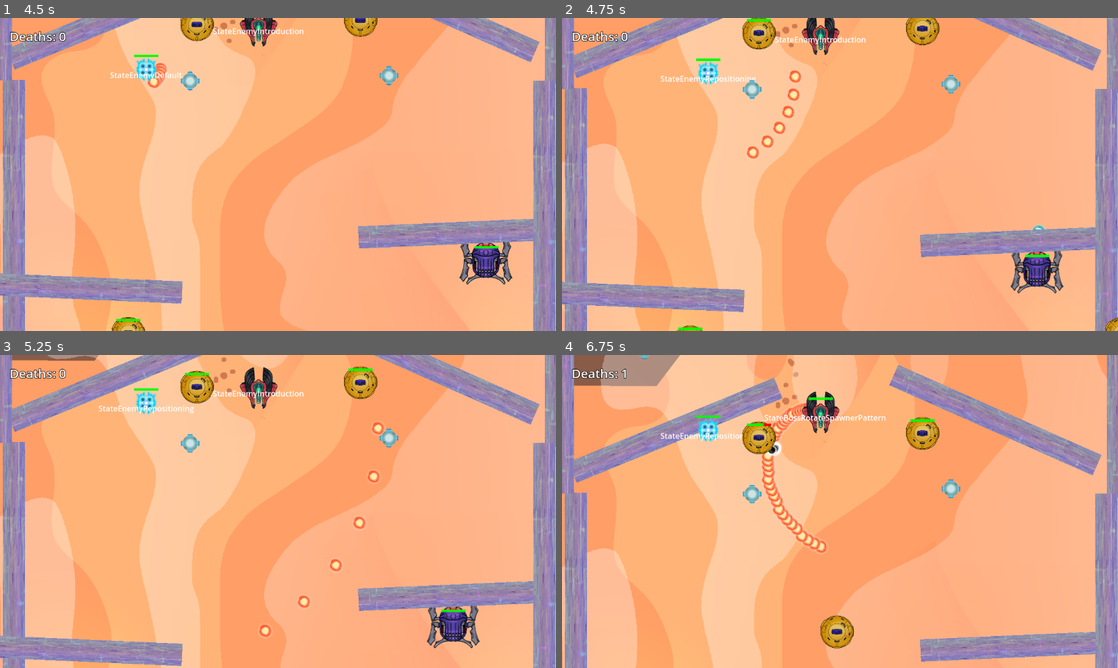
Above: before the commit, frames 1-4 (two rows, left to right).
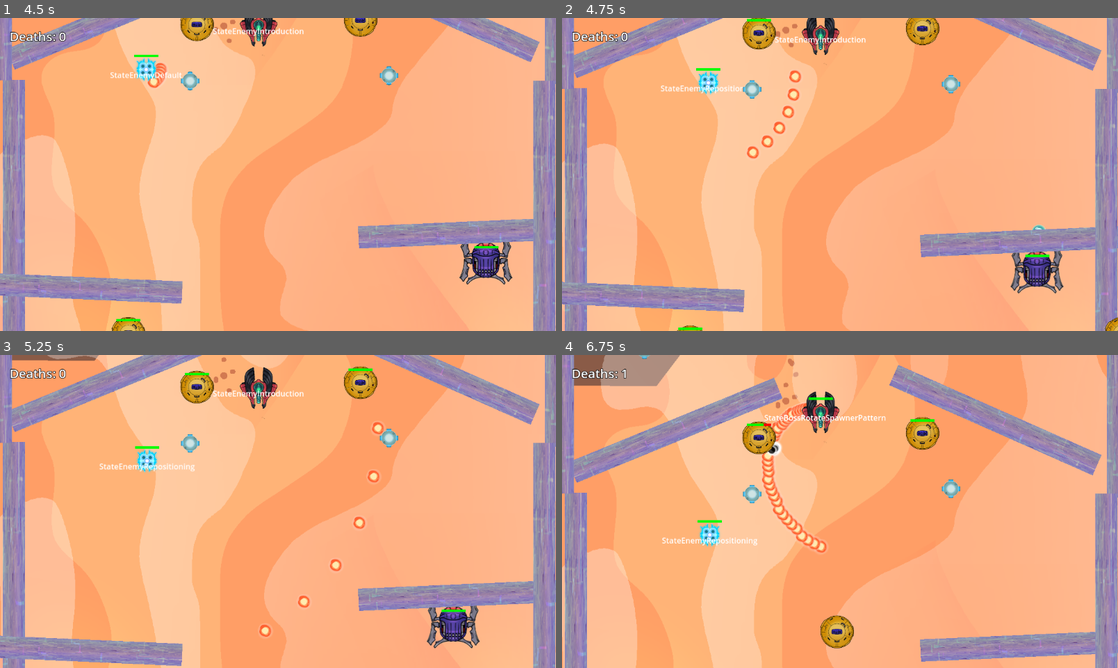
Above: after the commit, the same moments.

Repository: Jagholin/bullethell_jam_entry
Game: Godot game, scene res://scenes/main.tscn
Same seed, same stepped clock (60 frames per second), same inputs: the game is played once before the commit and once after it.
Inputs:
- Up to frame 1 (4.5 s): click "New game" at 0.5 s; hold Right (right) 1.28-2.03 s; hold Space (fire) 1.28-2.03 s; hold S (down) 2.03-2.78 s; tap Space (fire) at 2.1, 3.6 s; hold Right (right) 2.78-3.53 s; hold Space (fire) 2.78-3.53 s; hold W (up) 3.53-4.28 s; hold A (left) from 4.28 s (still down); hold Space (fire) from 4.28 s (still down)
- Up to frame 2 (4.75 s): keep holding A (left); keep holding Space (fire)
- Up to frame 3 (5.25 s): keep holding A (left); release Space (fire) at 5.03 s; tap Space (fire) at 5.1 s
- Up to frame 4 (6.75 s): release A (left) at 5.78 s; hold S (down) 5.78-6.53 s; hold Space (fire) 5.78-6.53 s; hold Right (right) from 6.53 s (still down); tap Space (fire) at 6.6 s

Frame 1 is identical in both runs. In frame 2, 0.6% of the frame differs, in the area x 17-35%, y 12-25%; in frame 3, 0.8%, in the area x 17-35%, y 10-38%; in frame 4, 0.8%.

Commit message:
implement PathPositionProvider to sample waypoints from a Path2D curve

Diff:
--- a/scenes/entities/enemy.tscn
+++ b/scenes/entities/enemy.tscn
@@ -16,6 +16,7 @@
 [ext_resource type="PackedScene" uid="uid://djyq3oe2rqnjb" path="res://scenes/entity_components/stateful.tscn" id="11_07okh"]
 [ext_resource type="Script" path="res://scripts/states/state_enemy_disabled.gd" id="13_dc18v"]
 [ext_resource type="Script" path="res://scripts/states/state_enemy_default.gd" id="14_j04n3"]
+[ext_resource type="Script" path="res://scripts/scenes/components/path_position_provider.gd" id="14_rpxvl"]
 [ext_resource type="Script" path="res://scripts/states/state_enemy_repositioning.gd" id="15_fmcso"]
 [ext_resource type="Script" path="res://scripts/states/state_enemy_angry.gd" id="16_08pq7"]
 
@@ -105,6 +106,9 @@
 [node name="Explosive" parent="." instance=ExtResource("7_5jjfr")]
 explosion = ExtResource("8_dpug2")
 
+[node name="PathPositionProviderComponent" type="Node2D" parent="."]
+script = ExtResource("14_rpxvl")
+
 [node name="Stateful" parent="." instance=ExtResource("11_07okh")]
 debug = true
 
@@ -114,8 +118,9 @@
 [node name="StateEnemyDefault" type="Node" parent="Stateful"]
 script = ExtResource("14_j04n3")
 
-[node name="StateEnemyRepositioning" type="Node" parent="Stateful"]
+[node name="StateEnemyRepositioning" type="Node" parent="Stateful" node_paths=PackedStringArray("position_provider")]
 script = ExtResource("15_fmcso")
+position_provider = NodePath("../../PathPositionProviderComponent")
 
 [node name="StateEnemyAngry" type="Node" parent="Stateful"]
 script = ExtResource("16_08pq7")
--- a/scenes/first_level.tscn
+++ b/scenes/first_level.tscn
@@ -25,6 +25,12 @@
 script = ExtResource("9_dd6pp")
 item_type = 1
 
+[sub_resource type="Curve2D" id="Curve2D_j8nuk"]
+_data = {
+"points": PackedVector2Array(0, 0, 0, 0, 94.3332, -6.70746, 0, 0, 0, 0, 98.3332, 135.293, 0, 0, 0, 0, -10.6668, 216.293, 0, 0, 0, 0, -303.667, 75.2925)
+}
+point_count = 4
+
 [node name="FirstLevel" type="Node2D" node_paths=PackedStringArray("camera", "player", "projectile_parent")]
 script = ExtResource("1_co14v")
 camera = NodePath("Camera2D")
@@ -123,8 +129,9 @@
 position = Vector2(1128, 315)
 scale = Vector2(1, 20)
 
-[node name="Enemy" parent="." instance=ExtResource("5_fmqpc")]
+[node name="Enemy" parent="." node_paths=PackedStringArray("path") instance=ExtResource("5_fmqpc")]
 position = Vector2(303, -169)
+path = NodePath("../Path2D")
 
 [node name="Enemy4" parent="." instance=ExtResource("5_fmqpc")]
 position = Vector2(305, -1573)
@@ -192,3 +199,7 @@
 
 [node name="MiniBoss3" parent="." instance=ExtResource("12_maspx")]
 position = Vector2(599, -2115)
+
+[node name="Path2D" type="Path2D" parent="."]
+position = Vector2(206.667, -162.293)
+curve = SubResource("Curve2D_j8nuk")
--- /dev/null
+++ b/scripts/scenes/components/path_position_provider.gd
@@ -0,0 +1,31 @@
+class_name PathPositionProviderComponent
+extends BaseComponent
+
+const COMPONENT_NAME := &"PathPositionProviderComponent"
+
+func get_component_name() -> StringName:
+	return COMPONENT_NAME
+
+@export var path: Curve2D
+@export var velocity: float = 100.0
+
+var accumulated_time: float = 0.0
+var accumulated_distance: float = 0.0
+var previous_reading: Vector2
+
+var first_run: bool = true
+
+func get_next_position_delta( delta: float ) -> Vector2:
+	assert(path != null, "PathPositionProviderComponent: Path is not set")
+	if first_run:
+		previous_reading = path.sample_baked(0.0)
+		first_run = false
+	accumulated_time += delta
+	accumulated_distance += velocity * delta
+	var next_reading = path.sample_baked(accumulated_distance)
+	var result = next_reading - previous_reading
+	previous_reading = next_reading
+	return result
+
+func is_initialised() -> bool:
+	return path != null
--- a/scripts/scenes/entities/enemy.gd
+++ b/scripts/scenes/entities/enemy.gd
@@ -29,17 +29,23 @@
 #endregion
 @onready var spawner: ProjectileSpawnerComponent = $ProjectileSpawner
 @onready var state_machine: StatefulComponent = $Stateful
+@onready var notifier: VisibleOnScreenNotifier2D = $VisibleOnScreenNotifier2D
 @export var projectile_configs: Array[ProjectileSpawnerConfigResource]
+@export var path: Path2D
 
 # Called when the node enters the scene tree for the first time.
 func _ready():
 	if projectile_configs:
 		spawner.bullet_configs = projectile_configs
 	spawner.projectiles_parent = projectile_parent
-	var notifier := $VisibleOnScreenNotifier2D as VisibleOnScreenNotifier2D
+	# var notifier := $VisibleOnScreenNotifier2D as VisibleOnScreenNotifier2D
 	if notifier != null:
 		notifier.screen_entered.connect(state_machine.init)
 		notifier.screen_exited.connect(queue_free)
+	if path:
+		var positionProvider := get_component(PathPositionProviderComponent.COMPONENT_NAME) as PathPositionProviderComponent
+		assert(positionProvider, "Setting path without PathPositionProviderComponent won't work")
+		positionProvider.path = path.curve
 
 
 # Called every frame. 'delta' is the elapsed time since the previous frame.
--- a/scripts/scenes/entities/projectile.gd
+++ b/scripts/scenes/entities/projectile.gd
@@ -36,7 +36,7 @@
 	# var damageable := body.get_node("DamageableComponent") as DamageableComponent
 	if not body.has_method(&"get_component"):
 		## TODO: do we want to do assert() here to break into debugger immediately?
-		print("Projectile.damage failed: body doesn't implement get_component method")
+		print("Projectile.damage failed: body %s doesn't implement get_component method" % str(body.get_path()))
 		return
 
 	if DamageableComponent.COMPONENT_NAME in body.components:
--- a/scripts/states/state_enemy_repositioning.gd
+++ b/scripts/states/state_enemy_repositioning.gd
@@ -1,6 +1,8 @@
 extends StateEnemyDefault
 class_name StateEnemyRepositioning
 
+@export var position_provider: PathPositionProviderComponent
+@export var duration: float = 1.0
 
 func enter():
 	super.enter()
@@ -13,7 +15,11 @@
 
 func process_frame(delta: float) -> String:
 	super.process_frame(delta)
-	if elapsed>1.0:
+	if elapsed > duration:
 		return "StateEnemyDefault"
-	target.position += Vector2.UP * 100 * delta
+	if position_provider and position_provider.is_initialised():
+		target.position += position_provider.get_next_position_delta(delta)
+	else:
+		# default behavior if no position provider is set
+		target.position += Vector2.UP * 100 * delta
 	return ""
Not shown, changed: extra todos.txt
Not shown: 1 places in scenes/entities/enemy.tscn that only renumber resources
Not shown: 1 places in scenes/first_level.tscn that only renumber resources
